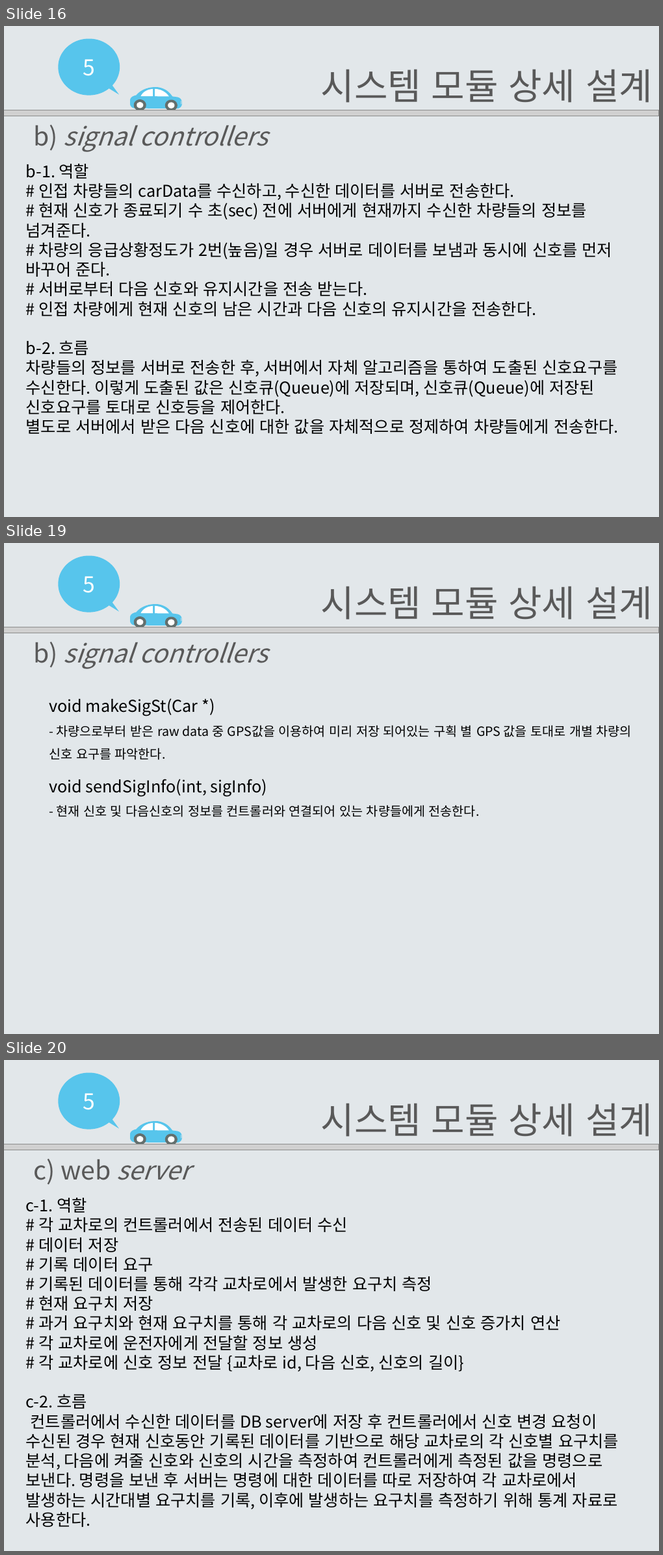
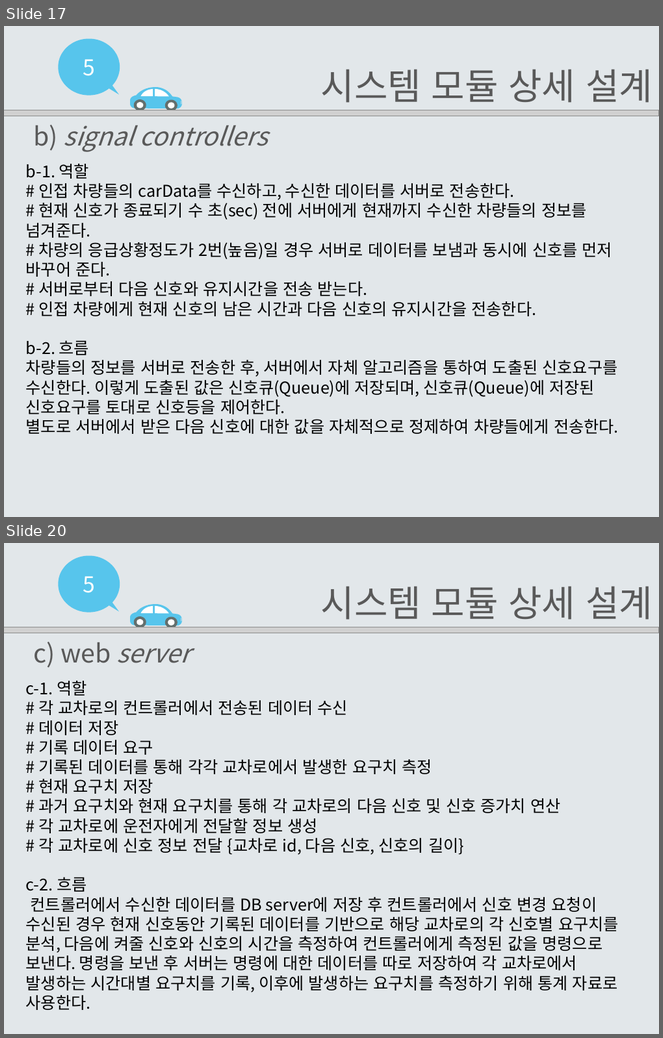
Before and after one commit to EomHeeSang/grad_proj, a slide deck: 발표자료/설계서2-14(엄희상,박주호,김태경).pptx. Shown one above the other, each under a label of ours: slides 16, 19 and 20 before the commit, slides 17 and 20 after it; the slides between them are not shown. The pictures are 663x1555 and 663x1038 pixels, drawn with LibreOffice and Linux fonts; fonts in the diff are those of the drawing; grey boxes stand for pictures. Boxes give left, top, right and bottom in pixels: in the first picture for what was removed or moved away, otherwise in the second. Text is boxed around its words. In the diff, an @@ line names an element or a change of style, - is before the commit and + after.

Commit message:
파일정리
이후 문서 파일들 웹문서를 이용하는게 나아보임

```diff
--- a/발표자료/설계서2-14(엄희상,박주호,김태경).pptx
+++ b/발표자료/설계서2-14(엄희상,박주호,김태경).pptx
@@ slide 19 removed at [4,543,659,1034], background #E2E7EA @@
@@ group removed at [59,555,182,628]: 10 freeform shapes, 1 text @@
-5
@@ text removed at [321,586,653,620] @@
-시스템 모듈 상세 설계
@@ picture removed at [4,627,659,633] @@
@@ text removed at [34,642,268,669] @@
-b) signal controllers
@@ text removed at [49,698,632,760] @@
-void makeSigSt(Car *)
-- 차량으로부터 받은 raw data 중 GPS값을 이용하여 미리 저장 되어있는 구획 별 GPS 값을 토대로 개별 차량의 신호 요구를 파악한다.
@@ text removed at [49,779,480,817] @@
-void sendSigInfo(int, sigInfo)
-- 현재 신호 및 다음신호의 정보를 컨트롤러와 연결되어 있는 차량들에게 전송한다.
@@ what was slide 16 is now slide 17 @@
```
Also in this commit, not shown: 14 slides changed, 3 slides added, 1 other slide removed, 6 other files.
